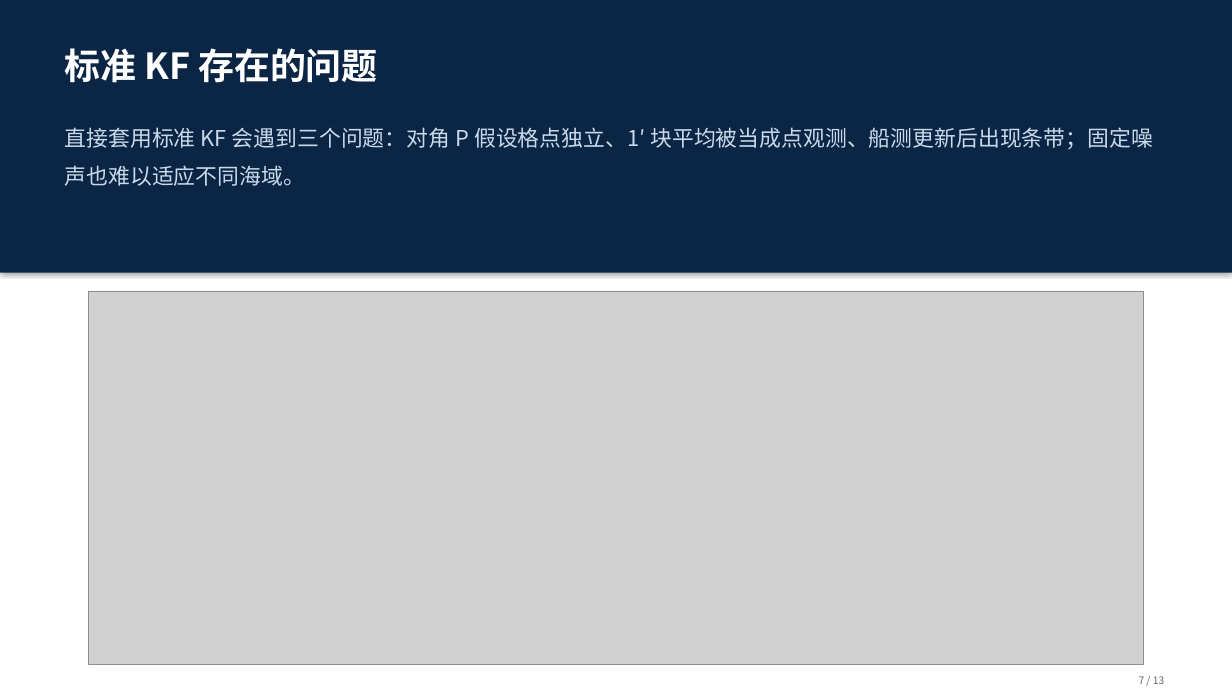
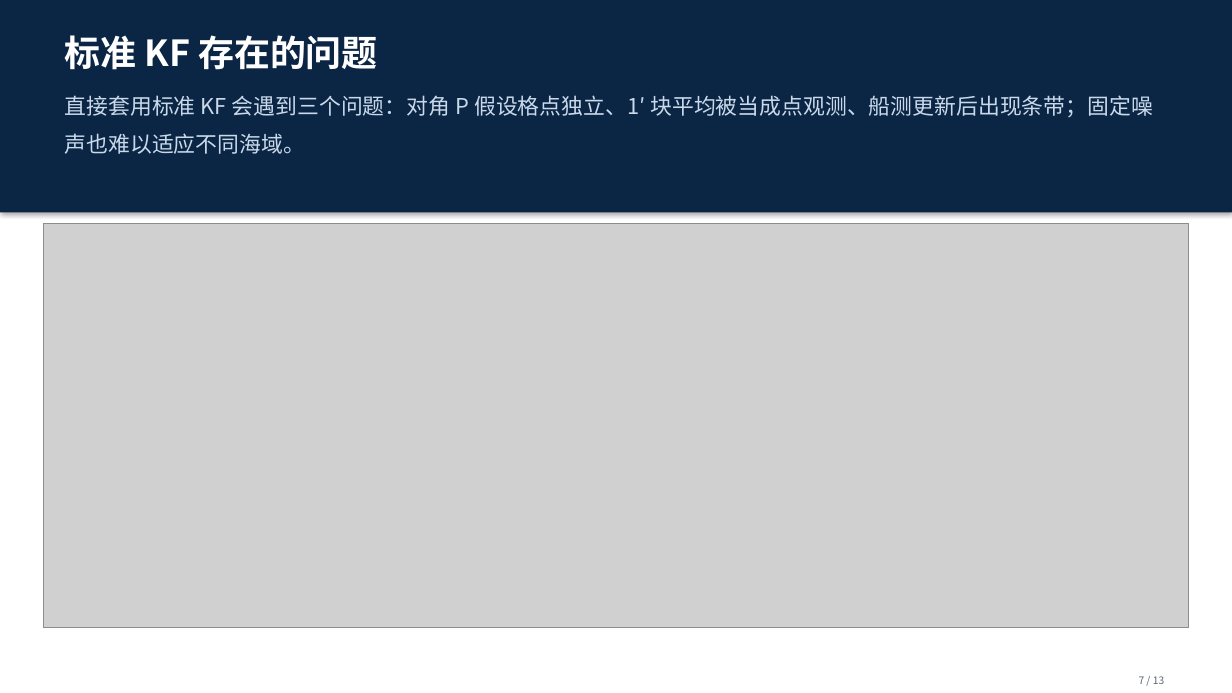
Before and after one commit to shuyunkai/kalman_gravity, a slide deck: slide 7 of ppt/汇报_新结构_13页.pptx. Drawn at 1232x693 pixels with LibreOffice and Linux fonts; fonts in the diff are those of the drawing; grey boxes stand for pictures. Boxes give left, top, right and bottom in pixels: in the first picture for what was removed or moved away, otherwise in the second. Text is boxed around its words. In the diff, an @@ line names an element or a change of style, - is before the commit and + after.

```diff
--- a/ppt/汇报_新结构_13页.pptx
+++ b/ppt/汇报_新结构_13页.pptx
@@ rectangle: place and size @@
-rectangle at box(0, 0, 1232, 273)
+rectangle at box(0, 0, 1232, 213)
@@ text "标准 KF 存在的问题": place and size @@
-text "标准 KF 存在的问题" at box(65, 48, 377, 83)
+text "标准 KF 存在的问题" at box(65, 35, 377, 70)
@@ text "直接套用标准 KF 会遇到三个问题：对角 P 假设格点独立、1′ ...": place and size @@
-text "直接套用标准 KF 会遇到三个问题：对角 P 假设格点独立、1′ ..." at box(65, 127, 1153, 186)
+text "直接套用标准 KF 会遇到三个问题：对角 P 假设格点独立、1′ ..." at box(65, 95, 1153, 154)
@@ picture: place and size @@
-picture at box(89, 292, 1144, 665)
+picture at box(43, 224, 1189, 628)
```
Also in this commit, not shown: 12 other slides changed, 3 other files.
